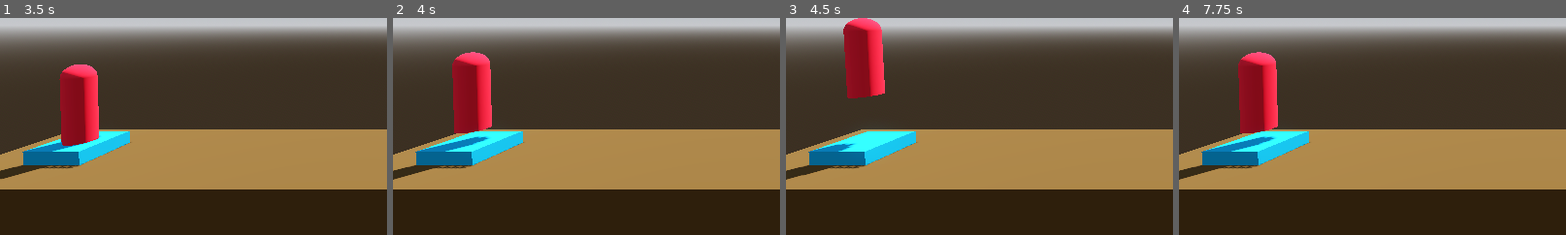
Above: before the commit, frames 1-4 (left to right).
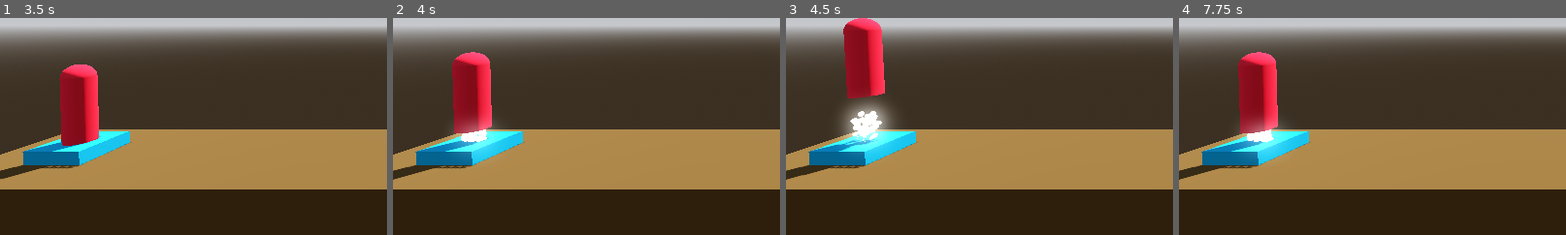
Above: after the commit, the same moments.

Repository: DrDuckson/Project_Boost
Game: Godot game, scene res://scenes/main_menu.tscn
Two runs of this game, one before a commit and one after it. Both use one fixed random seed, a clock stepped at 60 frames per second and the inputs below.
Inputs:
- Up to frame 1 (3.5 s): click "START" at 0.5 s; tap Enter at 1.25 s; hold D (move_right) 1.28-2.03 s; tap R (restart_scene) at 2, 2.75 s; hold A (move_left) 2.03-2.78 s; hold D (move_right) from 2.78 s (still down)
- Up to frame 2 (4 s): tap R (restart_scene) at 3.5 s; release D (move_right) at 3.53 s; hold Space (move_up) from 3.53 s (still down)
- Up to frame 3 (4.5 s): release Space (move_up) at 4.28 s; hold A (move_left) from 4.28 s (still down)
- Up to frame 4 (7.75 s): release A (move_left) at 6.53 s; hold D (move_right) 6.53-7.28 s; tap R (restart_scene) at 7.25 s; hold Space (move_up) from 7.28 s (still down)
The pictures show only the part of the screen within x 0-50%, y 47-96%; the shares and areas given below are measured in that part.

Frame 1 is identical in both runs. In frame 2, 1.3% of the frame differs, in the area x 16-27%, y 46-63%; in frame 3, 2.6%, in the area x 14-28%, y 37-61%; in frame 4, 1.4%.

Commit message:
Added booster particle scene to player

Diff:
--- /dev/null
+++ b/scenes/booster_particles.tscn
@@ -0,0 +1,38 @@
+[gd_scene load_steps=6 format=3 uid="uid://ux6ivcx1ovdp"]
+
+[sub_resource type="Curve" id="Curve_w7ove"]
+_data = [Vector2(0, 1), 0.0, 1.40451, 0, 0, Vector2(1, 0), -2.21649, 0.0, 0, 0]
+point_count = 2
+
+[sub_resource type="CurveTexture" id="CurveTexture_0capg"]
+curve = SubResource("Curve_w7ove")
+
+[sub_resource type="ParticleProcessMaterial" id="ParticleProcessMaterial_fgg2i"]
+direction = Vector3(0, -1, 0)
+spread = 15.0
+initial_velocity_min = 2.0
+initial_velocity_max = 4.0
+gravity = Vector3(0, 0, 0)
+damping_min = 9.0
+damping_max = 9.0
+scale_curve = SubResource("CurveTexture_0capg")
+
+[sub_resource type="StandardMaterial3D" id="StandardMaterial3D_6pwbh"]
+emission_enabled = true
+emission = Color(1, 1, 1, 1)
+emission_energy_multiplier = 2.0
+
+[sub_resource type="SphereMesh" id="SphereMesh_atjxn"]
+material = SubResource("StandardMaterial3D_6pwbh")
+radius = 0.1
+height = 0.2
+radial_segments = 32
+rings = 16
+
+[node name="BoosterParticles" type="GPUParticles3D"]
+transform = Transform3D(2, 0, 0, 0, 2, 0, 0, 0, 2, 0, 0, 0)
+amount = 40
+lifetime = 0.5
+randomness = 1.0
+process_material = SubResource("ParticleProcessMaterial_fgg2i")
+draw_pass_1 = SubResource("SphereMesh_atjxn")
--- a/scenes/player.tscn
+++ b/scenes/player.tscn
@@ -1,9 +1,10 @@
-[gd_scene load_steps=10 format=3 uid="uid://jleek3rmf6j5"]
+[gd_scene load_steps=11 format=3 uid="uid://jleek3rmf6j5"]
 
 [ext_resource type="Script" path="res://scripts/player.gd" id="1_nal7f"]
 [ext_resource type="AudioStream" uid="uid://b5fc3ygmhf0h5" path="res://audio/SFX - Death Explosion.ogg" id="2_7nsv0"]
 [ext_resource type="AudioStream" uid="uid://bv0c35ood4o1q" path="res://audio/SFX - Success.ogg" id="3_r2de4"]
 [ext_resource type="AudioStream" uid="uid://rpyhbgg45fwf" path="res://audio/SFX - Main engine thrust.ogg" id="4_0hxwa"]
+[ext_resource type="PackedScene" uid="uid://ux6ivcx1ovdp" path="res://scenes/booster_particles.tscn" id="5_qtwkw"]
 
 [sub_resource type="CylinderMesh" id="CylinderMesh_58cpb"]
 
@@ -52,4 +53,13 @@
 [node name="RocketAudio" type="AudioStreamPlayer3D" parent="."]
 stream = ExtResource("4_0hxwa")
 
+[node name="ParticlesMid" parent="." instance=ExtResource("5_qtwkw")]
+transform = Transform3D(1, 0, 0, 0, 1, 0, 0, 0, 1, 0, -1, 0)
+
+[node name="ParticlesLeft" parent="." instance=ExtResource("5_qtwkw")]
+transform = Transform3D(1, 0, 0, 0, 1, 0, 0, 0, 1, -0.3, -1, 0)
+
+[node name="ParticlesRight" parent="." instance=ExtResource("5_qtwkw")]
+transform = Transform3D(1, 0, 0, 0, 1, 0, 0, 0, 1, 0.3, -1, 0)
+
 [connection signal="body_entered" from="." to="." method="_on_body_entered"]
--- a/scripts/player.gd
+++ b/scripts/player.gd
@@ -9,6 +9,9 @@
 @onready var crash_audio: AudioStreamPlayer = $CrashAudio
 @onready var complete_audio: AudioStreamPlayer = $CompleteAudio
 @onready var rocket_audio: AudioStreamPlayer3D = $RocketAudio
+@onready var particles_mid: GPUParticles3D = $ParticlesMid
+@onready var particles_left: GPUParticles3D = $ParticlesLeft
+@onready var particles_right: GPUParticles3D = $ParticlesRight
 
 func _ready() -> void:
 	pass
@@ -16,14 +19,22 @@
 func _process(delta: float) -> void:
 	if Input.is_action_pressed("move_up"):
 		apply_central_force(basis.y * thrust * delta)
+		particles_mid.emitting = true
+		particles_right.emitting = true
+		particles_left.emitting = true
 		if rocket_audio.playing == false:
 			rocket_audio.play()
 	else:
 		rocket_audio.stop()
+		particles_mid.emitting = false
+		particles_right.emitting = false
+		particles_left.emitting = false
 	if Input.is_action_pressed("move_left"):
 		apply_torque(Vector3(0.0, 0.0, torque_thrust * delta))
+		particles_left.emitting = false
 	if Input.is_action_pressed("move_right"):
 		apply_torque(Vector3(0.0, 0.0, -torque_thrust * delta))
+		particles_right.emitting = false
 
 func _physics_process(_delta: float) -> void:
 	pass
